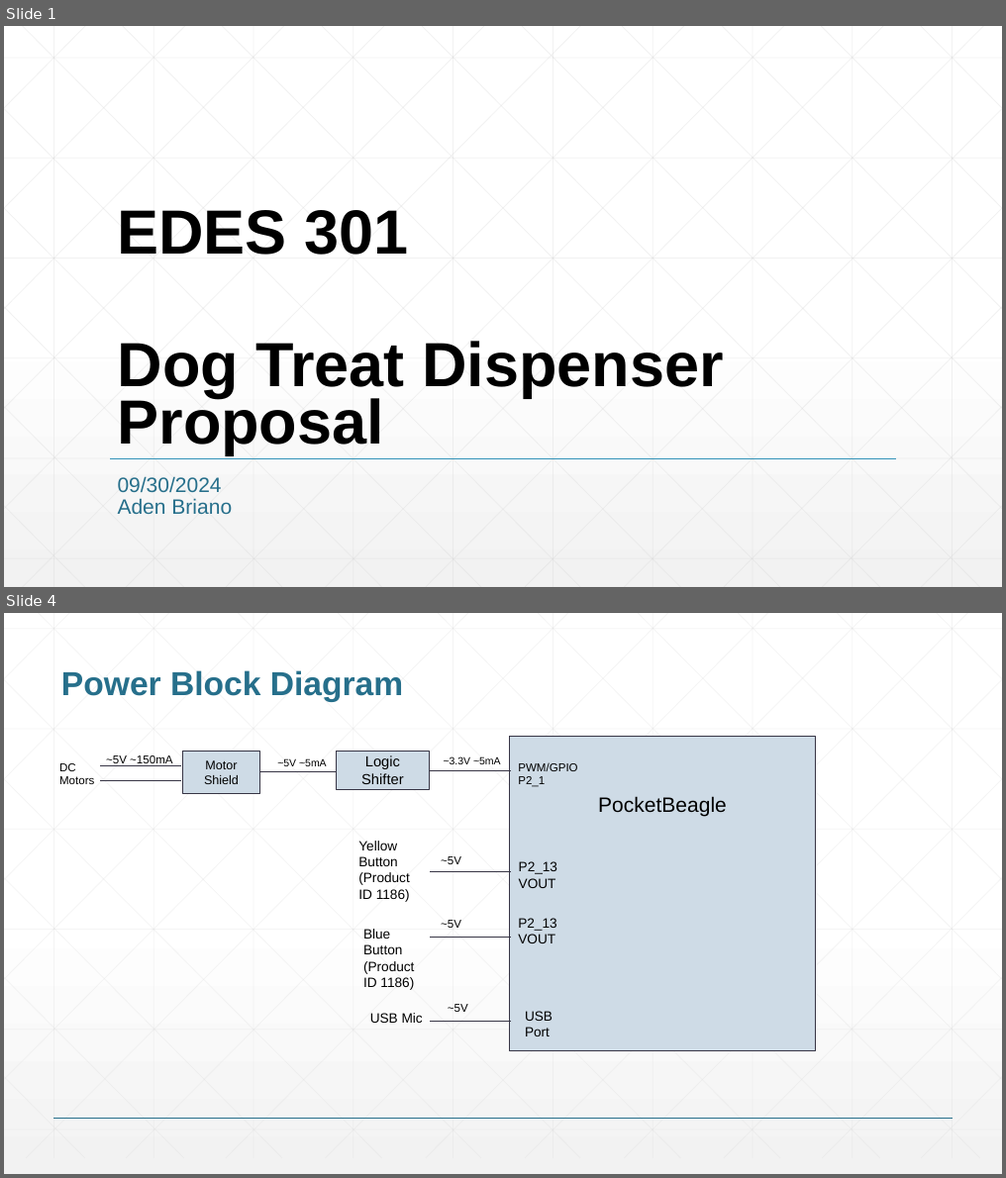
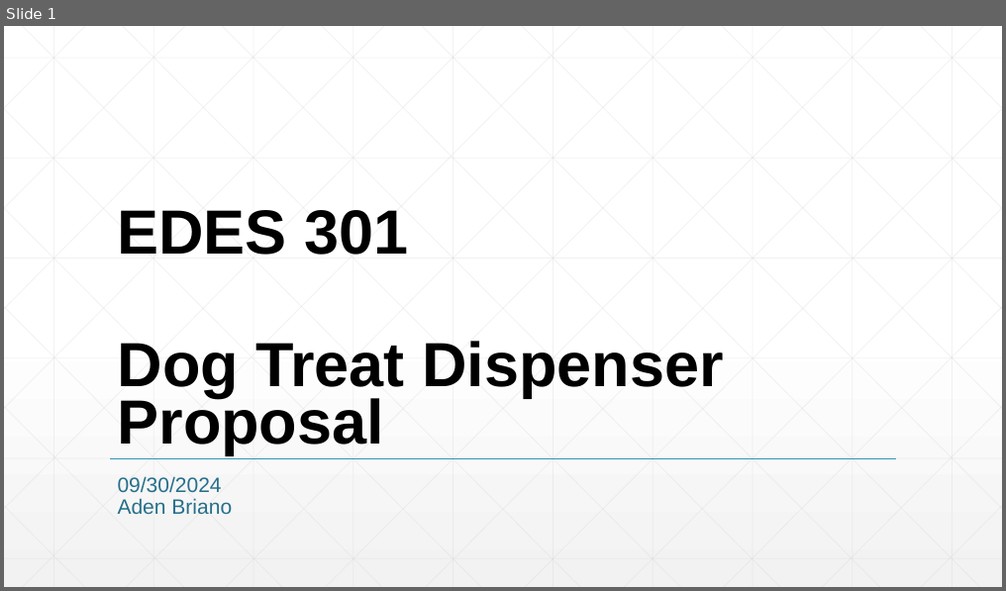
Before and after one commit to BrianoAden/Dog-Treat-Launcher, a slide deck: project_01/docs/Briano_EDES301_project_01_proposal.pptx. Shown one above the other, each under a label of ours: slides 1 and 4 before the commit, slide 1 after it; the slides between them are not shown. The pictures are 1006x1178 and 1006x591 pixels, drawn with LibreOffice and Linux fonts; fonts in the diff are those of the drawing. Boxes give left, top, right and bottom in pixels: in the first picture for what was removed or moved away, otherwise in the second. Text is boxed around its words. In the diff, an @@ line names an element or a change of style, - is before the commit and + after.

```diff
--- a/project_01/docs/Briano_EDES301_project_01_proposal.pptx
+++ b/project_01/docs/Briano_EDES301_project_01_proposal.pptx
@@ slide 4 removed at (x1=4, y1=613, x2=1002, y2=1174), background gradient #FFFFFF to #F2F2F2 @@
@@ title removed at (x1=61, y1=670, x2=403, y2=702) @@
-Power Block Diagram
@@ text removed at (x1=106, y1=756, x2=172, y2=766) @@
-~5V ~150mA
@@ rectangle removed at (x1=183, y1=751, x2=260, y2=794) @@
-Motor Shield
@@ text removed at (x1=277, y1=759, x2=327, y2=766) @@
-~5V ~5mA
@@ rectangle removed at (x1=337, y1=752, x2=430, y2=789) @@
-Logic Shifter
@@ text removed at (x1=444, y1=757, x2=501, y2=764) @@
-~3.3V ~5mA
@@ rectangle removed at (x1=510, y1=736, x2=816, y2=1052) @@
@@ text removed at (x1=59, y1=763, x2=94, y2=784) @@
-DC Motors
@@ line removed from (180, 780) to (100, 780) @@
@@ line removed from (180, 765) to (100, 765) @@
@@ line removed from (337, 772) to (254, 772) @@
@@ line removed from (511, 771) to (430, 771) @@
@@ text removed at (x1=518, y1=762, x2=577, y2=787) @@
-PWM/GPIO
-P2_1
@@ text removed at (x1=598, y1=796, x2=727, y2=817) @@
-PocketBeagle
@@ text removed at (x1=358, y1=841, x2=410, y2=902) @@
-Yellow Button (Product ID 1186)
@@ line removed from (511, 872) to (430, 872) @@
@@ text removed at (x1=441, y1=857, x2=461, y2=864) @@
-~5V
@@ text removed at (x1=519, y1=861, x2=557, y2=888) @@
-P2_13
-VOUT
@@ text removed at (x1=363, y1=929, x2=414, y2=990) @@
-Blue Button (Product ID 1186)
@@ line removed from (511, 937) to (430, 937) @@
@@ text removed at (x1=441, y1=920, x2=461, y2=928) @@
-~5V
@@ text removed at (x1=518, y1=918, x2=556, y2=944) @@
-P2_13
-VOUT
@@ text removed at (x1=370, y1=1013, x2=423, y2=1023) @@
-USB Mic
@@ line removed from (511, 1021) to (430, 1021) @@
@@ text removed at (x1=448, y1=1004, x2=468, y2=1012) @@
-~5V
@@ text removed at (x1=525, y1=1011, x2=552, y2=1037) @@
-USB Port
@@ group removed at (x1=4, y1=613, x2=1002, y2=1158): 46 lines @@
@@ line removed from (54, 1118) to (952, 1118) @@
```
Also in this commit, not shown: 2 slides changed, 2 slides added, 1 other slide removed, 1 other file.
